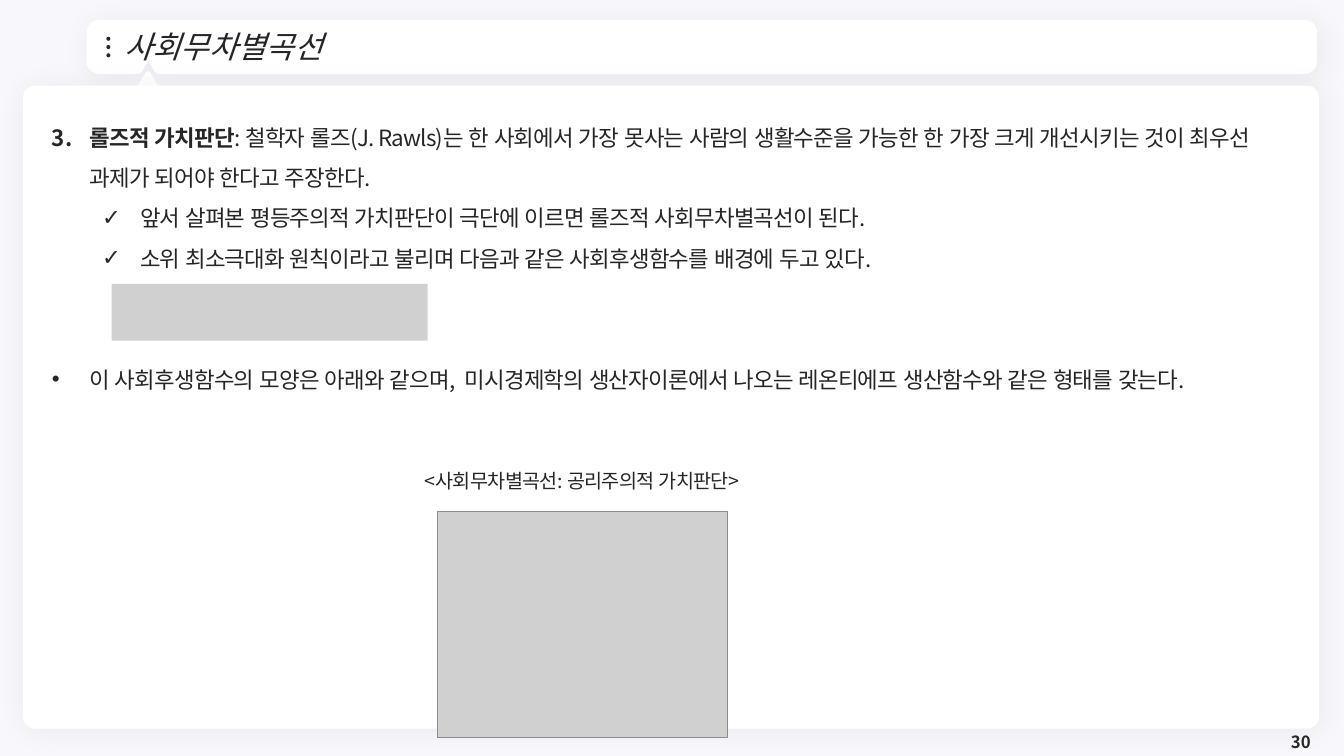
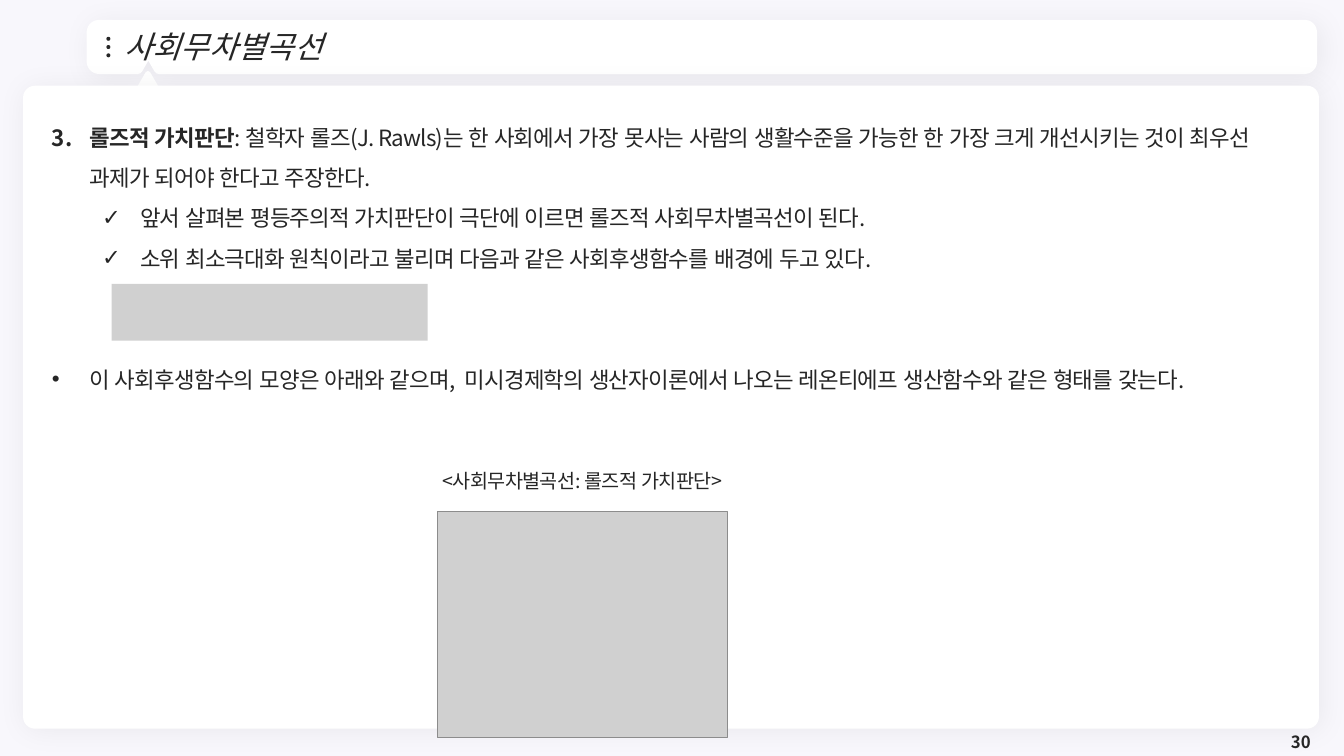
Before and after one commit to meandthey/Teaching, a slide deck: slide 30 of 재정학/01_Lectures/재정학_Chapter_3.pptx. Drawn at 1344x756 pixels with LibreOffice and Linux fonts; fonts in the diff are those of the drawing; grey boxes stand for pictures; background and template pictures are left out. Boxes give left, top, right and bottom in pixels: in the first picture for what was removed or moved away, otherwise in the second. Text is boxed around its words. In the diff, an @@ line names an element or a change of style, - is before the commit and + after.

```diff
--- a/재정학/01_Lectures/재정학_Chapter_3.pptx
+++ b/재정학/01_Lectures/재정학_Chapter_3.pptx
@@ text at (x1=442, y1=471, x2=722, y2=490): text changed @@
-<사회무차별곡선: 공리주의적 가치판단>
+<사회무차별곡선: 롤즈적 가치판단>
```
Also in this commit, not shown: 1 other slide changed, 8 other files.
